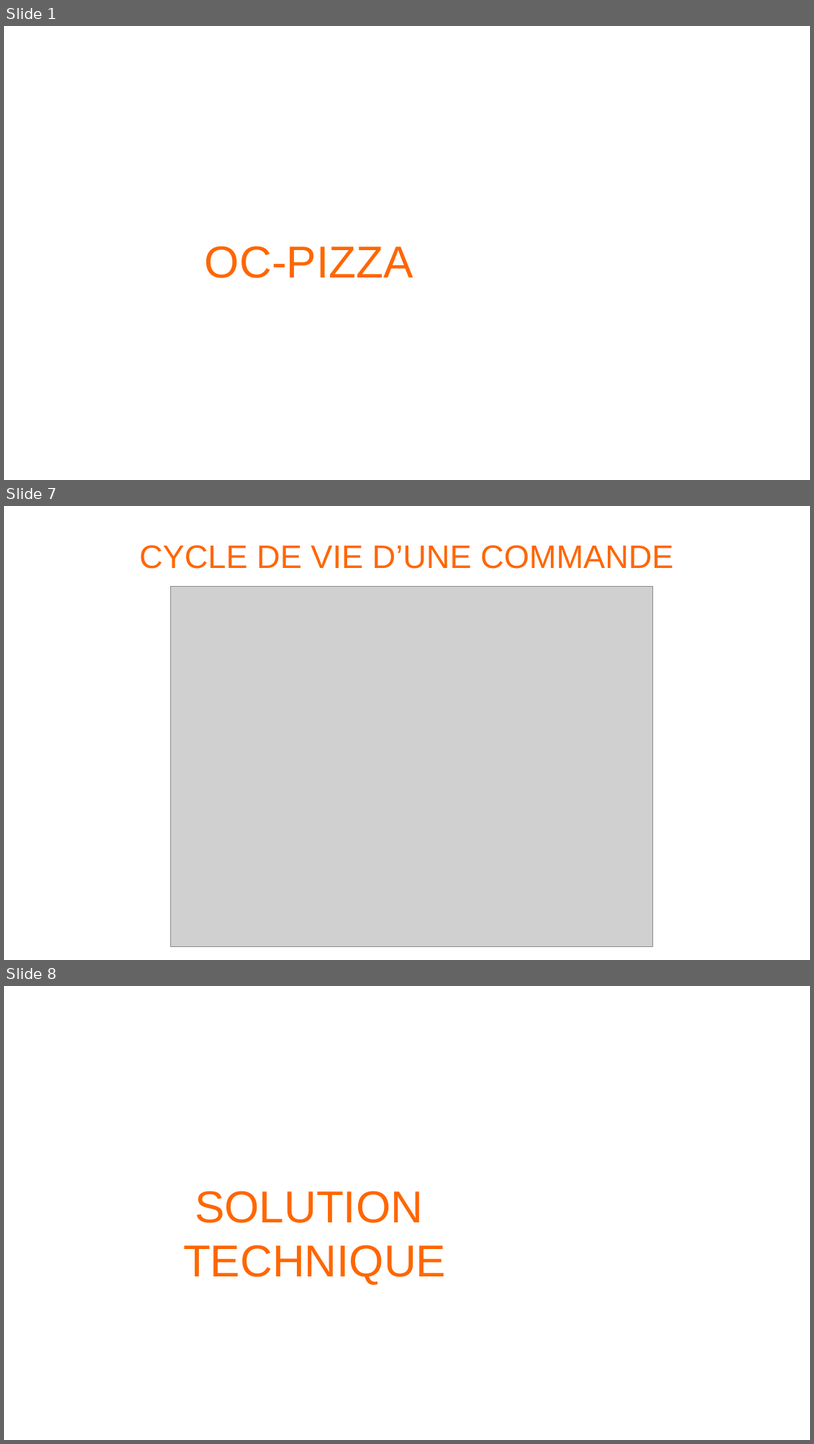
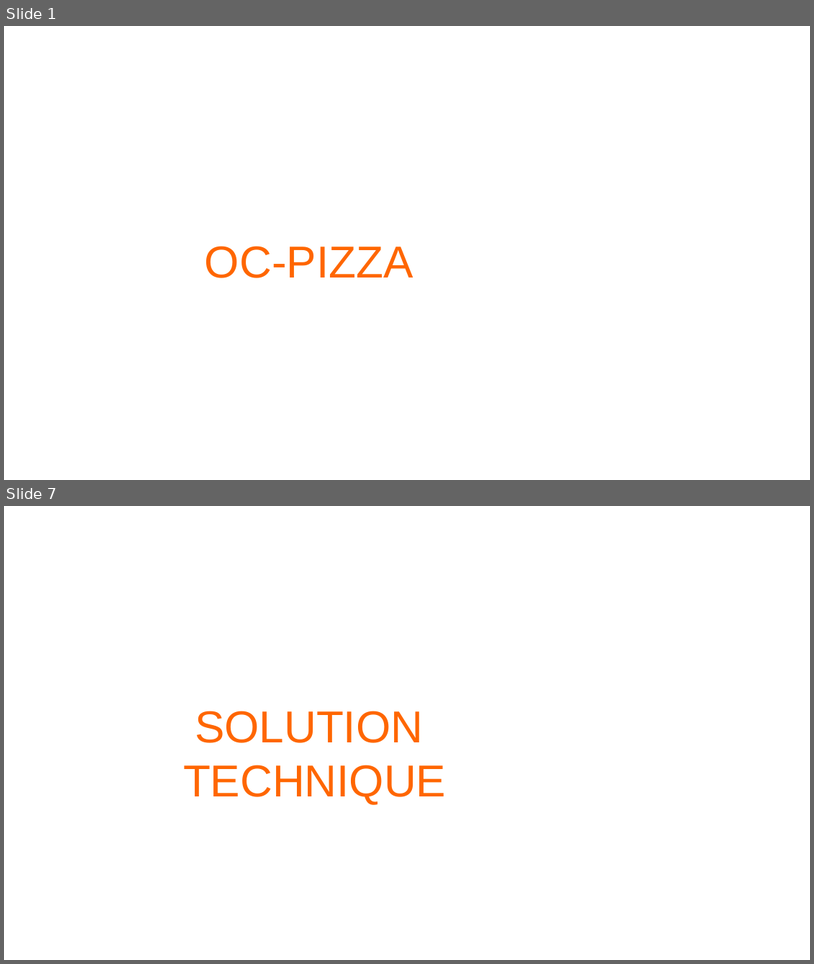
Before and after one commit to JonathanDLR/oc-pizza, a slide deck: Spec.odp. Shown one above the other, each under a label of ours: slides 1, 7 and 8 before the commit, slides 1 and 7 after it; the slides between them are not shown. The pictures are 814x1444 and 814x964 pixels, drawn with LibreOffice and Linux fonts; fonts in the diff are those of the drawing; grey boxes stand for pictures; background and template pictures are left out. Boxes give left, top, right and bottom in pixels: in the first picture for what was removed or moved away, otherwise in the second. Text is boxed around its words. In the diff, an @@ line names an element or a change of style, - is before the commit and + after.

```diff
--- a/Spec.odp
+++ b/Spec.odp
@@ slide 7 removed at [4,506,810,960], background #FFFFFF @@
@@ title removed at [139,545,674,569] @@
-CYCLE DE VIE D’UNE COMMANDE
@@ picture removed at [171,587,653,947] @@
@@ what was slide 8 is now slide 7 @@
```
Also in this commit, not shown: 4 slides changed, 1 slide added, 1 other slide removed, 1 other file.
